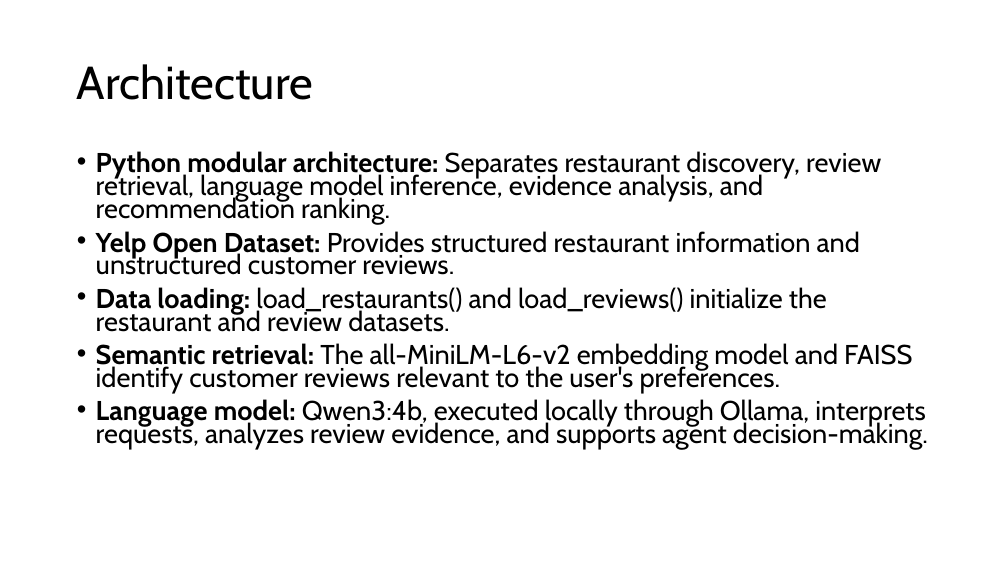
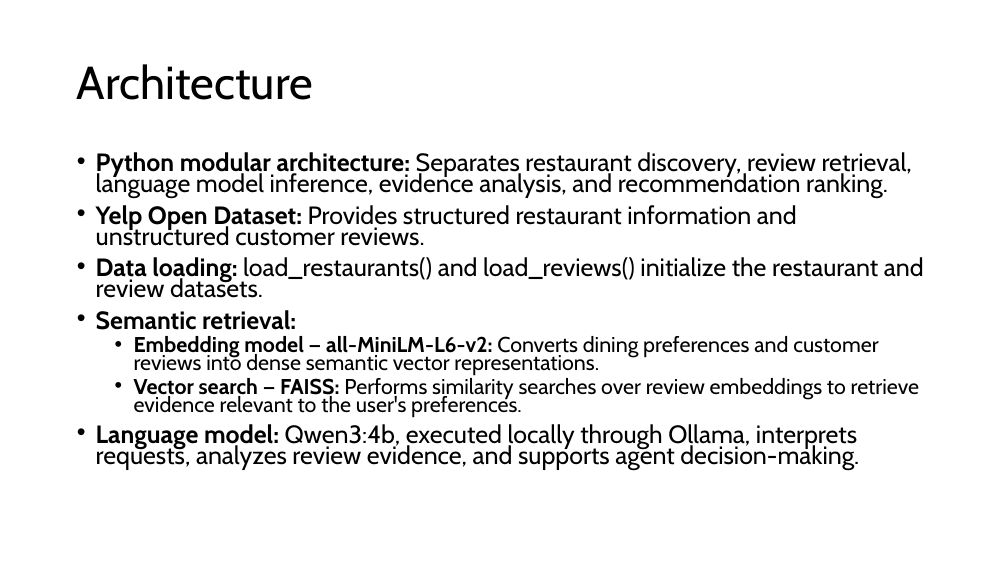
Before and after one commit to behar43/CAP6938_AI_Knowledge_Systems_Final_Project, a slide deck: slide 4 of ben_prishtina_yelpenator_presentation.pptx (slide 5 before the commit). Drawn at 1008x567 pixels with LibreOffice and Linux fonts; fonts in the diff are those of the drawing; background and template pictures are left out. Boxes give left, top, right and bottom in pixels: in the first picture for what was removed or moved away, otherwise in the second. Text is boxed around its words. In the diff, an @@ line names an element or a change of style, - is before the commit and + after.

Commit message:
test run, and one more time run between cache results and cache miss for benchmark 30, also change presentation a little bit for the live delivery

```diff
--- a/ben_prishtina_yelpenator_presentation.pptx
+++ b/ben_prishtina_yelpenator_presentation.pptx
@@ text at (96, 152, 924, 469): size 25.9 to 23.8 pt in "Python modular architecture: Separates restaurant discovery, ...", "Yelp Open Dataset: Provides structured restaurant informatio ...", "Data loading: load_restaurants() and load_reviews() initiali ...", "Language model: Qwen3:4b, executed locally through Ollama, ..." @@
@@ text at (96, 310, 919, 418): text changed; size 25.9 to 20.4 pt @@
-• Semantic retrieval: The all-MiniLM-L6-v2 embedding model and FAISS identify customer reviews relevant to the user's preferences.
+• Semantic retrieval:
+  • Embedding model — all-MiniLM-L6-v2: Converts dining preferences and customer reviews into dense semantic vector representations.
+  • Vector search — FAISS: Performs similarity searches over review embeddings to retrieve evidence relevant to the user's preferences.
```
Also in this commit, not shown: 1 other file.
